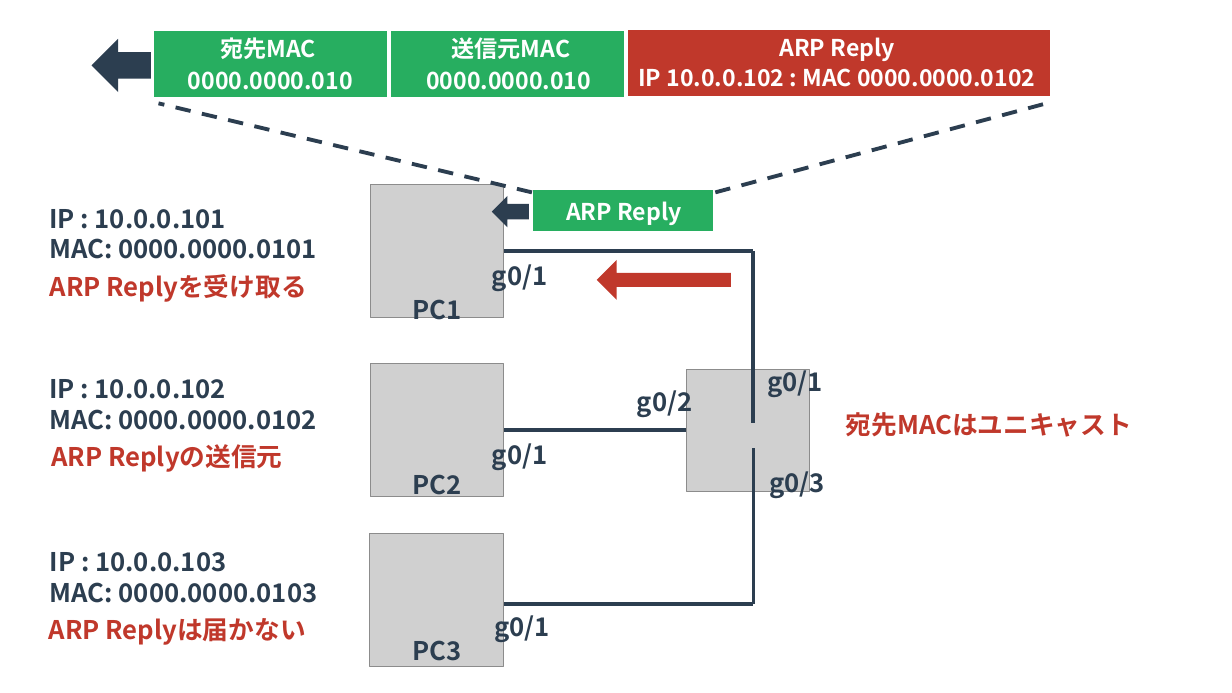
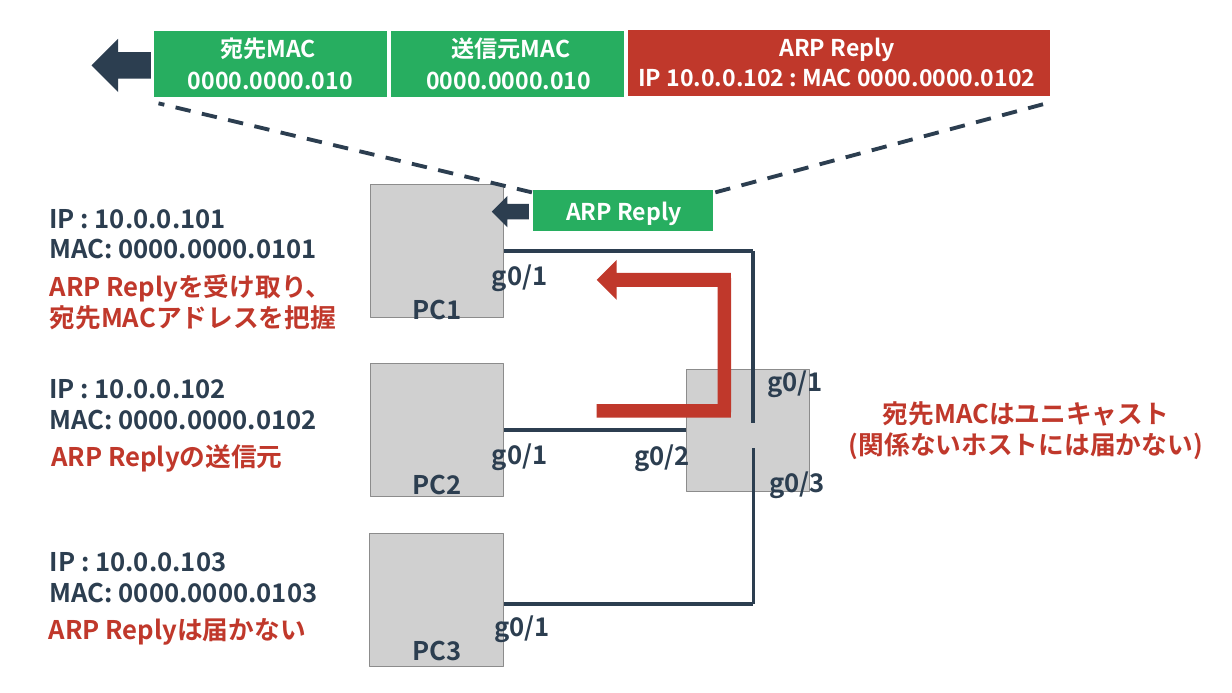
Before and after one commit to yuichi110/www.yuichi.com-network, a slide deck: slide 12 of slides/0025.pptx. Drawn at 1232x693 pixels with LibreOffice and Linux fonts; fonts in the diff are those of the drawing; grey boxes stand for pictures. Boxes give left, top, right and bottom in pixels: in the first picture for what was removed or moved away, otherwise in the second. Text is boxed around its words. In the diff, an @@ line names an element or a change of style, - is before the commit and + after.

```diff
--- a/slides/0025.pptx
+++ b/slides/0025.pptx
@@ text at (x1=50, y1=274, x2=336, y2=330): text changed @@
-ARP Replyを受け取る
+ARP Replyを受け取り、
+宛先MACアドレスを把握
@@ rectangle added at (x1=717, y1=279, x2=731, y2=413), fill #C0382B @@
@@ rectangle added at (x1=597, y1=404, x2=731, y2=418), fill #C0382B @@
@@ text "宛先MACはユニキャスト" moved from (x1=846, y1=412, x2=1132, y2=437) to (x1=849, y1=401, x2=1203, y2=459) @@
@@ text at (x1=883, y1=401, x2=1169, y2=426): alignment left to centre @@
@@ text "g0/2" moved from (x1=637, y1=385, x2=693, y2=418) to (x1=634, y1=439, x2=690, y2=472) @@
@@ text at (x1=849, y1=432, x2=1203, y2=459): paragraph added @@
+(関係ないホストには届かない)
```
Also in this commit, not shown: 3 other slides changed, 1 slide added, 1 other file.
